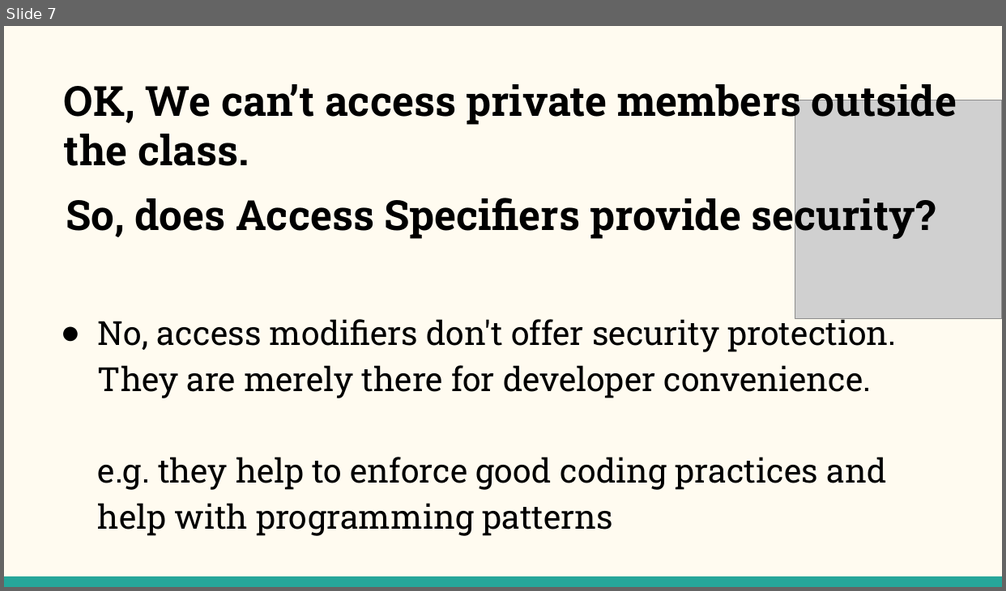
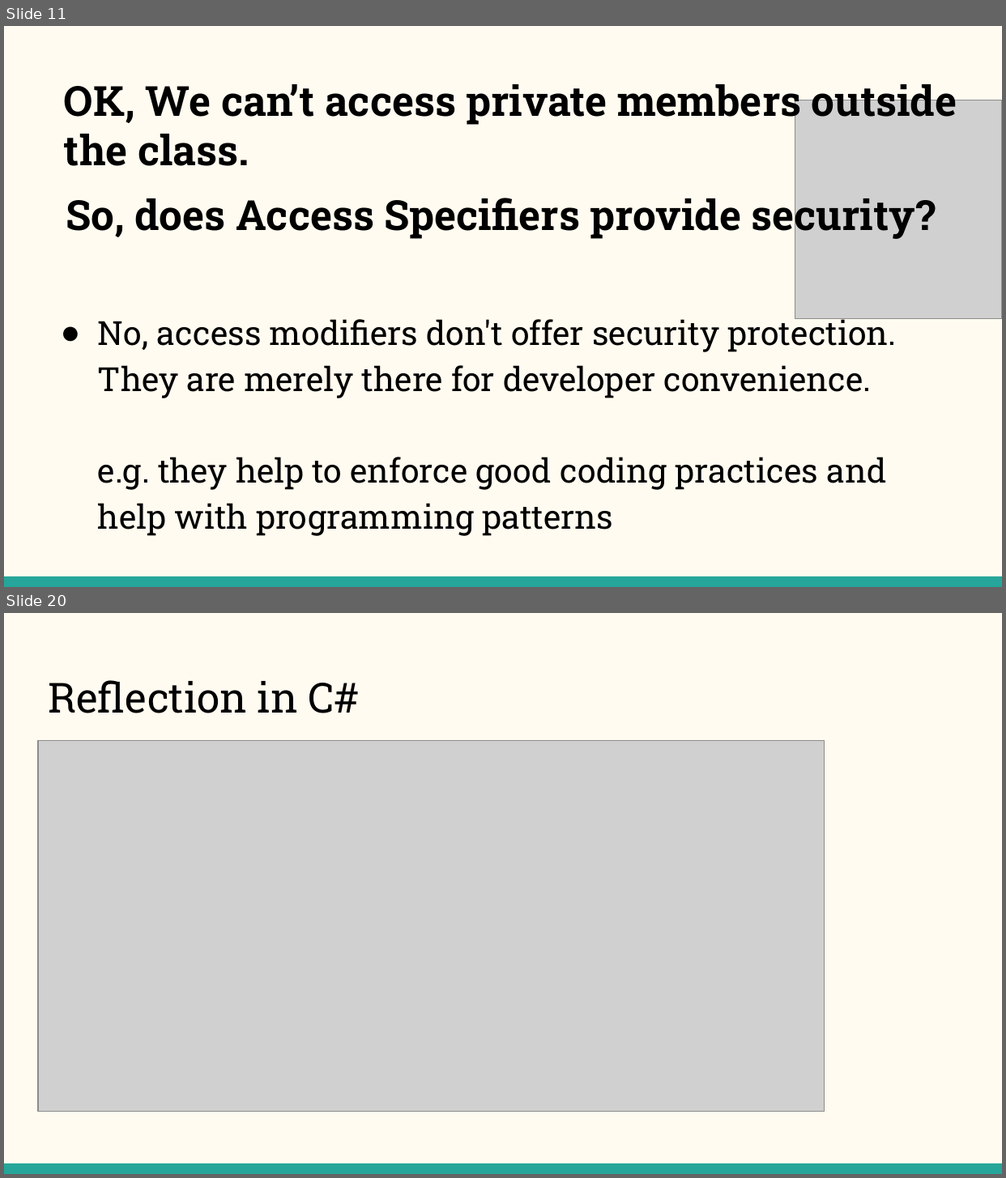
Before and after one commit to NehalPatel/Reflection, a slide deck: Reflection.pptx. Shown one above the other, each under a label of ours: slide 7 before the commit, slides 11 and 20 after it; the slides between them are not shown. The pictures are 1006x591 and 1006x1178 pixels, drawn with LibreOffice and Linux fonts; fonts in the diff are those of the drawing; grey boxes stand for pictures. Boxes give left, top, right and bottom in pixels: in the first picture for what was removed or moved away, otherwise in the second. Text is boxed around its words. In the diff, an @@ line names an element or a change of style, - is before the commit and + after.

```diff
--- a/Reflection.pptx
+++ b/Reflection.pptx
@@ slide 20 added at [4, 613, 1002, 1174], background #FFFBF0; not listed: 1 template element that a slide beside it also shows @@
@@ title added at [48, 680, 360, 713], 30 pt, text #000000 @@
+Reflection in C#
@@ picture added at [38, 741, 825, 1112] @@
@@ what was slide 7 is now slide 11 @@
```
Also in this commit, not shown: 2 slides changed, 11 other slides added, 13 other files.
